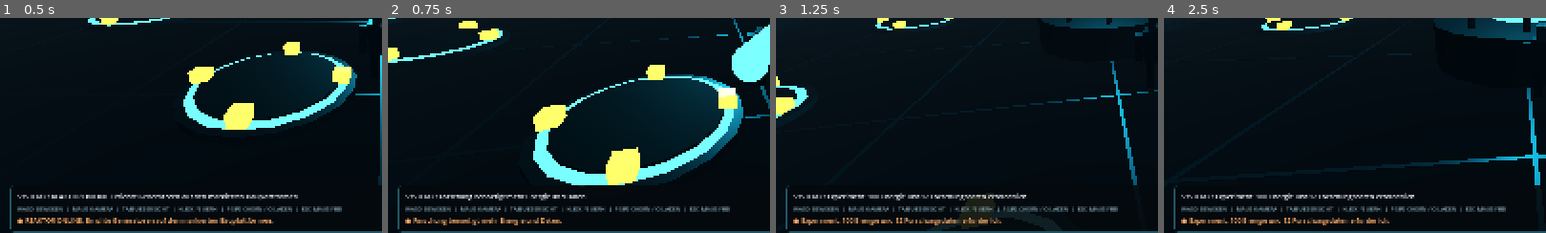
Above: before the commit, frames 1-4 (left to right).
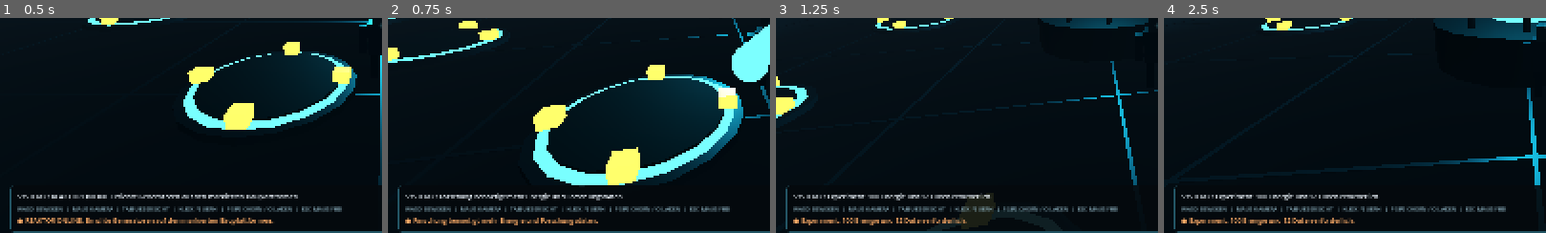
Above: after the commit, the same moments.

Repository: Lizziies/Chatgpt-in-chat-GPT-6-Hoch-Game
Game: Godot game, scene res://scenes/main.tscn
Two runs of this game, one before a commit and one after it. Both use one fixed random seed, a clock stepped at 60 frames per second and the inputs below.
Inputs (mouse positions are % of the whole screen's width and height, from its top left):
- Up to frame 1 (0.5 s): no input
- Up to frame 2 (0.75 s): tap Enter at 0.5 s; move the mouse to (55, 50) at 0.52 s; hold W from 0.53 s (still down); tap F at 0.6 s; click (55, 50) at 0.67 s
- Up to frame 3 (1.25 s): keep holding W; tap Space at 0.77 s; tap R at 0.8 s
- Up to frame 4 (2.5 s): keep holding W; move the mouse to (45, 50) at 1.27 s; tap R at 1.35, 2.3 s; tap Space at 1.52 s; tap F at 1.55, 2.1 s; move the mouse to (52, 48) at 2.02 s
The pictures show only the part of the screen within x 0-50%, y 49-99%; the shares and areas given below are measured in that part.

Frame 1 is identical in both runs. In frame 2, 0.5% of the frame differs, in the area x 40-62%, y 82-97%; in frame 3, 0.8%, in the area x 34-66%, y 81-97%; in frame 4, 0.8%.

Commit message:
feat: progression directives, overdrive pulse, two new machines and safer experiment modes

Diff:
--- a/scripts/game_state.gd
+++ b/scripts/game_state.gd
@@ -1,18 +1,40 @@
 extends Node
-## Deterministic, offline resource simulation. Does not access network or OS data.
+## Stand-alone economy: no OS access, network, clock reads, or tracking.
 class_name IndustryState
 
 signal status(message: String)
 signal breach_requested(amount: int)
 
-const MAX_RESOURCES := 1.0e12
-const MACHINES := ["generator", "extractor", "laboratory", "turret"]
+const MAX_RESOURCES: float = 1.0e12
+const MAX_LEVEL: int = 7
+const MACHINES: Array[String] = ["generator", "extractor", "laboratory", "turret", "capacitor", "stabilizer"]
 const COSTS := {
 	"generator": {"energy": 45.0, "alloy": 12.0, "data": 0.0},
 	"extractor": {"energy": 65.0, "alloy": 15.0, "data": 0.0},
 	"laboratory": {"energy": 90.0, "alloy": 32.0, "data": 0.0},
-	"turret": {"energy": 135.0, "alloy": 40.0, "data": 10.0}
+	"turret": {"energy": 135.0, "alloy": 40.0, "data": 10.0},
+	"capacitor": {"energy": 220.0, "alloy": 62.0, "data": 14.0},
+	"stabilizer": {"energy": 420.0, "alloy": 110.0, "data": 42.0}
 }
+const UNLOCKS := {
+	"generator": 0, "extractor": 0, "laboratory": 0,
+	"turret": 1, "capacitor": 1, "stabilizer": 2
+}
+const TECH_NAMES := [
+	"Grundversorgung", "Sicherheitsprotokolle", "Anomalie-Kontrolle",
+	"Quantenlogistik", "Nullpunkt-Forschung", "Reaktorsynthese",
+	"Automatisierte Forschung", "Singularitaets-Architektur"
+]
+const DIRECTIVES := [
+	{"title": "Erstes Licht", "hint": "Errichte 1 Generator", "type": "machine", "kind": "generator", "target": 1, "energy": 85.0, "alloy": 15.0, "data": 0.0, "void": 0.0},
+	{"title": "Stahl und Staub", "hint": "Errichte 1 Extraktor", "type": "machine", "kind": "extractor", "target": 1, "energy": 120.0, "alloy": 25.0, "data": 0.0, "void": 0.0},
+	{"title": "Forschung erwacht", "hint": "Errichte 1 Labor", "type": "machine", "kind": "laboratory", "target": 1, "energy": 165.0, "alloy": 30.0, "data": 0.0, "void": 0.0},
+	{"title": "Neue Protokolle", "hint": "Erreiche Forschungsstufe 1", "type": "tech", "target": 1, "energy": 150.0, "alloy": 55.0, "data": 20.0, "void": 0.0},
+	{"title": "Jenseits der Grenze", "hint": "Sammle 1 VOID-Materie", "type": "void", "target": 1, "energy": 300.0, "alloy": 80.0, "data": 25.0, "void": 0.0},
+	{"title": "Dauerbetrieb", "hint": "Errichte insgesamt 5 Maschinen", "type": "total", "target": 5, "energy": 430.0, "alloy": 110.0, "data": 32.0, "void": 0.0},
+	{"title": "Anomalie-Abwehr", "hint": "Besiege 5 Kreaturen", "type": "kills", "target": 5, "energy": 360.0, "alloy": 100.0, "data": 40.0, "void": 2.0},
+	{"title": "Singularitaetswerk", "hint": "Erreiche Forschungsstufe 4", "type": "tech", "target": 4, "energy": 1800.0, "alloy": 700.0, "data": 250.0, "void": 3.0}
+]
 
 var energy: float = 90.0
 var alloy: float = 40.0
@@ -23,17 +45,48 @@
 var tech_level: int = 0
 var waves_survived: int = 0
 var lifetime_seconds: float = 0.0
-var machines: Dictionary = {"generator": 0, "extractor": 0, "laboratory": 0, "turret": 0}
+var charge: float = 0.0
+var overdrive_seconds: float = 0.0
+var directive_index: int = 0
+var machines: Dictionary = {
+	"generator": 0, "extractor": 0, "laboratory": 0,
+	"turret": 0, "capacitor": 0, "stabilizer": 0
+}
 
 func tick(delta: float) -> void:
 	if delta <= 0.0 or delta > 1.0:
 		return
 	lifetime_seconds += delta
-	var multiplier: float = 1.0 + float(tech_level) * 0.32
+	var multiplier: float = get_multiplier()
 	energy = clampf(energy + ((3.5 + 5.0 * float(machines["generator"])) * multiplier - 0.9 * float(machines["laboratory"])) * delta, 0.0, MAX_RESOURCES)
 	alloy = clampf(alloy + (0.65 + 1.75 * float(machines["extractor"])) * multiplier * delta, 0.0, MAX_RESOURCES)
-	data = clampf(data + (0.9 * float(machines["laboratory"])) * multiplier * delta, 0.0, MAX_RESOURCES)
-	instability = maxf(0.0, instability - delta * 0.18)
+	data = clampf(data + 0.9 * float(machines["laboratory"]) * multiplier * delta, 0.0, MAX_RESOURCES)
+	charge = clampf(charge + 1.9 * float(machines["capacitor"]) * delta, 0.0, 100.0)
+	var stabilizers: int = int(machines["stabilizer"])
+	var base_cooling: float = 0.18
+	if stabilizers > 0 and energy > 2.0:
+		energy = maxf(0.0, energy - float(stabilizers) * 1.5 * delta)
+		base_cooling += 0.72 * float(stabilizers)
+		core_health = minf(100.0, core_health + float(stabilizers) * 0.48 * delta)
+	instability = maxf(0.0, instability - delta * base_cooling)
+	overdrive_seconds = maxf(0.0, overdrive_seconds - delta)
+
+func get_multiplier() -> float:
+	var multiplier: float = 1.0 + float(tech_level) * 0.32
+	if overdrive_seconds > 0.0:
+		multiplier *= 3.0
+	return multiplier
+
+func get_production() -> Dictionary:
+	var mult: float = get_multiplier()
+	return {
+		"energy": (3.5 + 5.0 * float(machines["generator"])) * mult - 0.9 * float(machines["laboratory"]) - 1.5 * float(machines["stabilizer"]),
+		"alloy": (0.65 + 1.75 * float(machines["extractor"])) * mult,
+		"data": 0.9 * float(machines["laboratory"]) * mult
+	}
+
+func is_unlocked(kind: String) -> bool:
+	return MACHINES.has(kind) and tech_level >= int(UNLOCKS[kind])
 
 func get_cost(kind: String) -> Dictionary:
 	if not COSTS.has(kind):
@@ -41,15 +94,22 @@
 	var base: Dictionary = COSTS[kind]
 	var owned: int = int(machines.get(kind, 0))
 	var scale: float = pow(1.19, float(owned))
-	return {"energy": ceil(float(base["energy"]) * scale), "alloy": ceil(float(base["alloy"]) * scale), "data": ceil(float(base["data"]) * scale)}
+	return {
+		"energy": ceil(float(base["energy"]) * scale),
+		"alloy": ceil(float(base["alloy"]) * scale),
+		"data": ceil(float(base["data"]) * scale)
+	}
 
 func can_build(kind: String) -> bool:
-	if not COSTS.has(kind):
+	if not is_unlocked(kind):
 		return false
 	var price: Dictionary = get_cost(kind)
 	return energy >= float(price["energy"]) and alloy >= float(price["alloy"]) and data >= float(price["data"])
 
 func buy_machine(kind: String) -> bool:
+	if not is_unlocked(kind):
+		status.emit("TECHNOLOGIE GESPERRT: Erst Forschung durchfuehren.")
+		return false
 	if not can_build(kind):
 		status.emit("Nicht genug Ressourcen fuer " + kind.to_upper() + ".")
 		return false
@@ -62,43 +122,60 @@
 	return true
 
 func research_cost() -> Dictionary:
-	return {"energy": 140.0 * pow(2.0, float(tech_level)), "data": 12.0 + float(tech_level * tech_level) * 16.0}
+	return {
+		"energy": 140.0 * pow(1.85, float(tech_level)),
+		"data": 12.0 + float(tech_level * tech_level) * 13.0
+	}
+
+func next_technology() -> String:
+	return TECH_NAMES[mini(tech_level + 1, MAX_LEVEL)]
 
 func research() -> bool:
-	if tech_level >= 5:
-		status.emit("Forschungsstufe 5 erreicht - weitere Forschung folgt.")
+	if tech_level >= MAX_LEVEL:
+		status.emit("Maximale Forschungsstufe erreicht.")
 		return false
 	var price: Dictionary = research_cost()
 	if energy < float(price["energy"]) or data < float(price["data"]):
-		status.emit("Forschung benoetigt mehr Energie und Daten.")
+		status.emit("Forschung benoetigt mehr Energie und Forschungsdaten.")
 		return false
 	energy -= float(price["energy"])
 	data -= float(price["data"])
 	tech_level += 1
-	status.emit("FORSCHUNG ERFOLGREICH: SEKTOR " + str(tech_level) + " // Effizienz +32%")
-	return true
-
-func experiment() -> bool:
-	if energy < 100.0 or data < 12.0:
-		status.emit("Experiment: 100 Energie und 12 Forschungsdaten erforderlich.")
-		return false
-	energy -= 100.0
-	data -= 12.0
-	instability = minf(100.0, instability + 20.0 + float(tech_level * 4))
+	status.emit("TECHNOLOGIE ENTDECKT: " + TECH_NAMES[tech_level] + " // +32% Produktion!")
+	return true
+
+func pulse() -> bool:
+	if charge < 100.0:
+		status.emit("NETZ-PULS: Kondensatoren muessen erst 100 Ladung sammeln.")
+		return false
+	charge = 0.0
+	overdrive_seconds = 25.0
+	status.emit("NETZ-PULS AKTIV: 25 Sekunden dreifache Produktion!")
+	return true
+
+func experiment(safe_protocol: bool = false) -> bool:
+	var energy_cost: float = 220.0 if safe_protocol else 100.0
+	var data_cost: float = 25.0 if safe_protocol else 12.0
+	if energy < energy_cost or data < data_cost:
+		status.emit("Experiment: %d Energie und %d Daten erforderlich." % [int(energy_cost), int(data_cost)])
+		return false
+	energy -= energy_cost
+	data -= data_cost
+	instability = minf(100.0, instability + (8.0 if safe_protocol else 21.0) + float(tech_level * 3))
 	var roll: int = randi_range(0, 99)
-	if roll < 42:
+	if roll < (58 if safe_protocol else 42):
 		void_matter = minf(MAX_RESOURCES, void_matter + 1.0 + float(tech_level))
-		status.emit("ANOMALIE STABILISIERT: Seltene VOID-Materie gewonnen.")
-	elif roll < 68:
-		energy = minf(MAX_RESOURCES, energy + 220.0 * (1.0 + float(tech_level)))
+		status.emit("ANOMALIE STABILISIERT: VOID-Materie gewonnen!")
+	elif roll < (91 if safe_protocol else 68):
+		energy = minf(MAX_RESOURCES, energy + 250.0 * (1.0 + float(tech_level)))
 		status.emit("REAKTOR-RESONANZ: Gewaltiger Energieschub!")
 	else:
-		status.emit("WARNUNG: DIMENSIONSBRUCH! FEINDE IM KOMPLEX!")
+		status.emit("ALARM! DIMENSIONSBRUCH: Feinde im Komplex!")
 		breach_requested.emit(2 + tech_level)
 	if instability >= 85.0:
 		instability = 35.0
-		core_health = maxf(1.0, core_health - 12.0)
-		status.emit("KRITISCHE UEBERLASTUNG! Reaktor beschaedigt.")
+		damage_core(12.0)
+		status.emit("KRITISCHE UEBERLASTUNG! Reaktor beschaedigt!")
 		breach_requested.emit(3 + tech_level)
 	return true
 
@@ -108,7 +185,7 @@
 		core_health = 35.0
 		energy = maxf(0.0, energy * 0.70)
 		instability = 0.0
-		status.emit("NOTABSCHALTUNG! Reaktor neu gestartet. 30% Energie verloren.")
+		status.emit("NOTABSCHALTUNG: 30% Energie verloren. Reaktor repariert sich minimal.")
 
 func repair_core() -> bool:
 	if energy < 65.0 or alloy < 18.0 or core_health >= 100.0:
@@ -120,23 +197,70 @@
 	status.emit("REAKTOR REPARIERT: +35 Integritaet.")
 	return true
 
+func current_directive() -> Dictionary:
+	if directive_index >= DIRECTIVES.size():
+		return {}
+	return DIRECTIVES[directive_index]
+
+func directive_progress() -> int:
+	var goal: Dictionary = current_directive()
+	if goal.is_empty():
+		return 0
+	match str(goal["type"]):
+		"machine": return int(machines.get(str(goal["kind"]), 0))
+		"tech": return tech_level
+		"void": return int(void_matter)
+		"total":
+			var result: int = 0
+			for kind in MACHINES:
+				result += int(machines[kind])
+			return result
+		"kills": return waves_survived
+	return 0
+
+func claim_directive() -> bool:
+	var goal: Dictionary = current_directive()
+	if goal.is_empty():
+		status.emit("Alle aktuellen Auftraege abgeschlossen.")
+		return false
+	if directive_progress() < int(goal["target"]):
+		status.emit("Auftrag ist noch nicht abgeschlossen.")
+		return false
+	energy = minf(MAX_RESOURCES, energy + float(goal["energy"]))
+	alloy = minf(MAX_RESOURCES, alloy + float(goal["alloy"]))
+	data = minf(MAX_RESOURCES, data + float(goal["data"]))
+	void_matter = minf(MAX_RESOURCES, void_matter + float(goal["void"]))
+	directive_index += 1
+	status.emit("AUFTRAG ABGESCHLOSSEN: " + str(goal["title"]) + " // BONUS ERHALTEN!")
+	return true
+
 func to_save() -> Dictionary:
 	return {
-		"version": 1, "energy": energy, "alloy": alloy, "data": data, "void_matter": void_matter,
-		"instability": instability, "core_health": core_health, "tech_level": tech_level,
-		"waves_survived": waves_survived, "lifetime_seconds": lifetime_seconds
+		"version": 2, "energy": energy, "alloy": alloy, "data": data,
+		"void_matter": void_matter, "instability": instability, "core_health": core_health,
+		"tech_level": tech_level, "waves_survived": waves_survived,
+		"lifetime_seconds": lifetime_seconds, "charge": charge,
+		"overdrive_seconds": overdrive_seconds, "directive_index": directive_index
 	}
 
 func restore(saved: Dictionary) -> bool:
-	if saved.get("version", -1) != 1:
-		return false
-	for key in ["energy", "alloy", "data", "void_matter", "instability", "core_health", "tech_level", "waves_survived", "lifetime_seconds"]:
+	var version: int = int(saved.get("version", -1))
+	if version != 1 and version != 2:
+		return false
+	var keys: Array[String] = ["energy", "alloy", "data", "void_matter",
+		"instability", "core_health", "tech_level", "waves_survived", "lifetime_seconds"]
+	if version == 2:
+		keys.append_array(["charge", "overdrive_seconds", "directive_index"])
+	for key in keys:
 		if not saved.has(key) or (typeof(saved[key]) != TYPE_FLOAT and typeof(saved[key]) != TYPE_INT):
 			return false
-		var number: float = float(saved[key])
-		if is_nan(number) or is_inf(number) or number < 0.0 or number > MAX_RESOURCES:
+		var value: float = float(saved[key])
+		if is_nan(value) or is_inf(value) or value < 0.0 or value > MAX_RESOURCES:
 			return false
-	if int(saved["tech_level"]) > 5 or int(saved["waves_survived"]) > 1000000:
+	if int(saved["tech_level"]) > MAX_LEVEL or int(saved["waves_survived"]) > 1000000:
+		return false
+	if version == 2 and (int(saved["directive_index"]) > DIRECTIVES.size()
+			or float(saved["charge"]) > 100.0 or float(saved["overdrive_seconds"]) > 25.0):
 		return false
 	energy = float(saved["energy"])
 	alloy = float(saved["alloy"])
@@ -147,4 +271,7 @@
 	tech_level = int(saved["tech_level"])
 	waves_survived = int(saved["waves_survived"])
 	lifetime_seconds = float(saved["lifetime_seconds"])
-	return true
+	charge = float(saved.get("charge", 0.0))
+	overdrive_seconds = float(saved.get("overdrive_seconds", 0.0))
+	directive_index = int(saved.get("directive_index", 0))
+	return true
